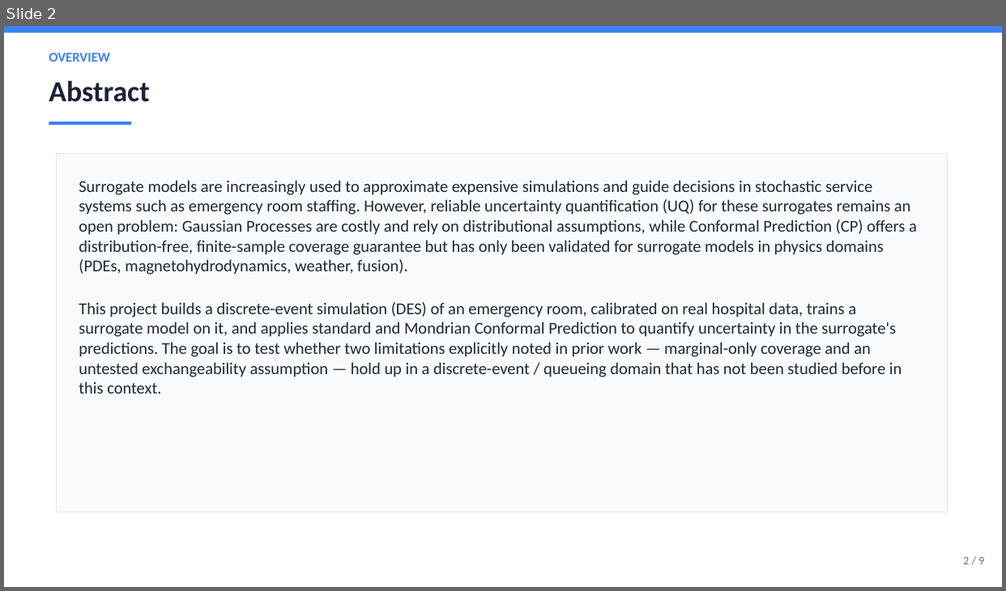
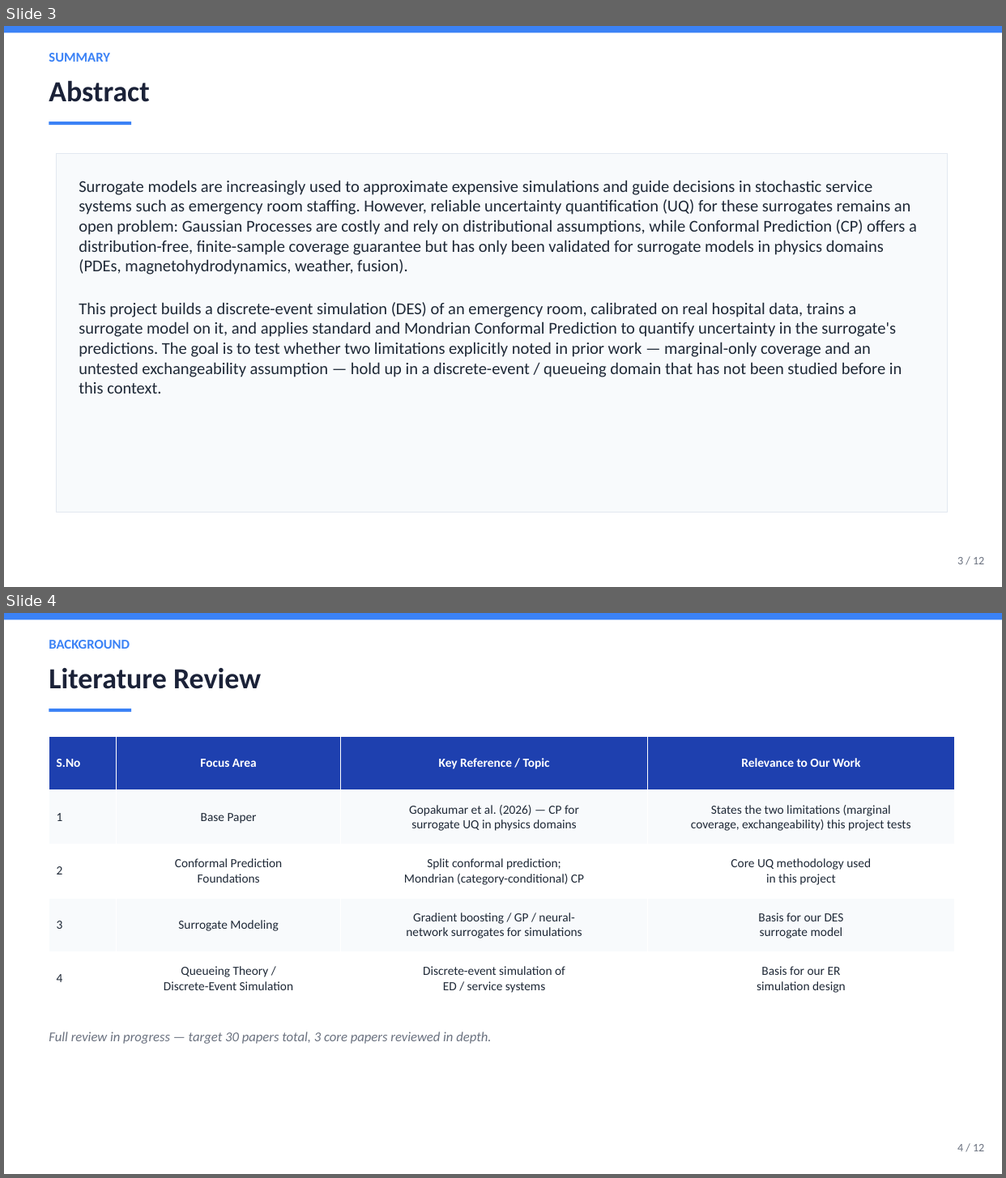
Before and after one commit to DUNE-ODYSSEY/Mondrian-Conformal-Prediction-On-Discrete-Event-Simulation, a slide deck: slides/zeroth_review.pptx. Shown one above the other, each under a label of ours: slide 2 before the commit, slides 3 and 4 after it. The pictures are 1006x591 and 1006x1178 pixels, drawn with LibreOffice and Linux fonts; fonts in the diff are those of the drawing. Boxes give left, top, right and bottom in pixels: in the first picture for what was removed or moved away, otherwise in the second. Text is boxed around its words. In the diff, an @@ line names an element or a change of style, - is before the commit and + after.

Commit message:
Restructure zeroth review PPT to professor's required template (TOC, lit review table, research gap, results, references); fix multi-line table cell font bug; begin Department B generalization pipeline

```diff
--- a/slides/zeroth_review.pptx
+++ b/slides/zeroth_review.pptx
@@ slide 4 added at (4,613,1002,1174), background #FFFFFF @@
@@ rectangle added at (4,613,1002,619), fill #3B82F6 @@
@@ text added at (49,640,130,649), 13 pt, text #3B82F6, bold @@
+BACKGROUND
@@ text added at (49,668,261,689), 28 pt, text #1B2238, bold @@
+Literature Review
@@ rectangle added at (49,709,131,712), fill #3B82F6 @@
@@ table added at (49,736,955,1006), 5 rows, 4 columns @@
+S.No | Focus Area | Key Reference / Topic | Relevance to Our Work
+1 | Base Paper | Gopakumar et al. (2026) — CP for / surrogate UQ in physics domains | States the two limitations (marginal / coverage, exchangeability) this project tests
+2 | Conformal Prediction / Foundations | Split conformal prediction; / Mondrian (category-conditional) CP | Core UQ methodology used / in this project
+3 | Surrogate Modeling | Gradient boosting / GP / neural- / network surrogates for simulations | Basis for our DES / surrogate model
+4 | Queueing Theory / / Discrete-Event Simulation | Discrete-event simulation of / ED / service systems | Basis for our ER / simulation design
@@ text added at (49,1032,491,1044), 13 pt, text #6B7280, italic @@
+Full review in progress — target 30 papers total, 3 core papers reviewed in depth.
@@ text added at (957,1144,984,1152), 11 pt, text #6B7280 @@
+4 / 12
@@ what was slide 2 is now slide 3 @@
@@ slide 3 changed as well @@
@@ text at (49,53,110,62): text changed @@
-OVERVIEW
+SUMMARY
@@ text at (957,557,984,565): text changed @@
-2 / 9
+3 / 12
```
Also in this commit, not shown: 5 other slides changed, 5 other slides added, 3 slides removed, 19 other files.
